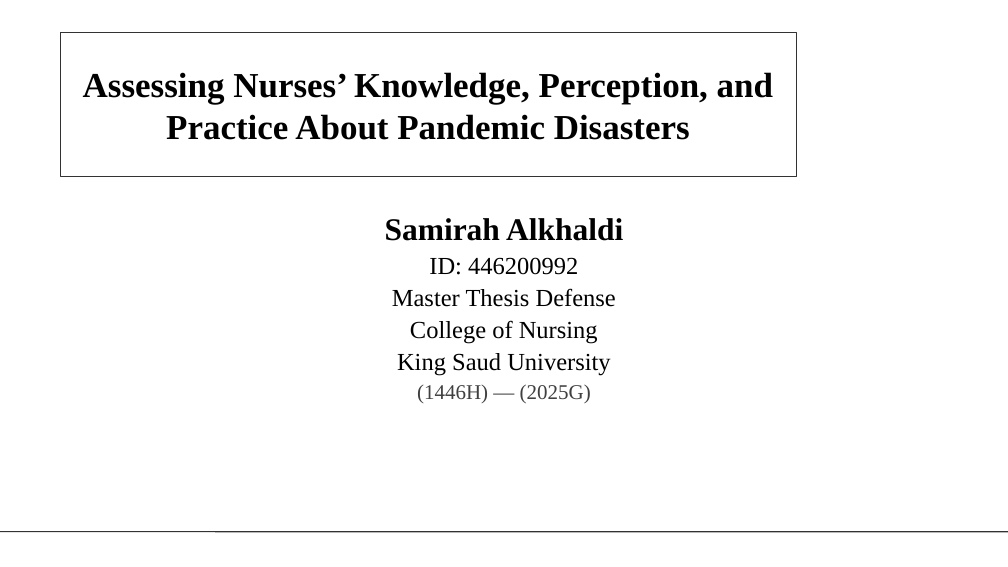
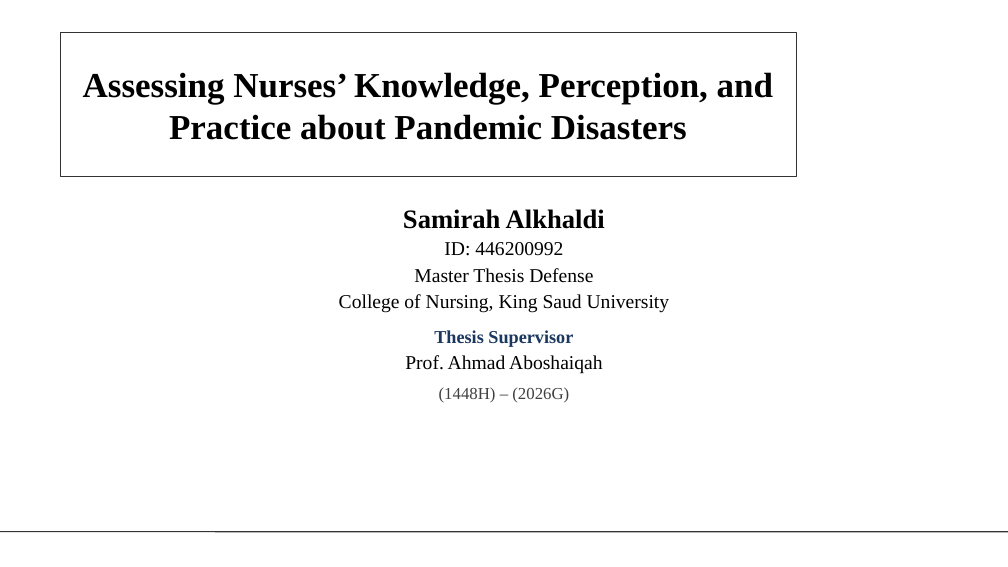
Before and after one commit to alinoshiliabunader-arch/CIPC, a slide deck: slide 1 of Samirah_Alkhaldi_Thesis_Defense.pptx. Drawn at 1008x567 pixels with LibreOffice and Linux fonts; fonts in the diff are those of the drawing; background and template pictures are left out. Boxes give left, top, right and bottom in pixels: in the first picture for what was removed or moved away, otherwise in the second. Text is boxed around its words. In the diff, an @@ line names an element or a change of style, - is before the commit and + after.

```diff
--- a/Samirah_Alkhaldi_Thesis_Defense.pptx
+++ b/Samirah_Alkhaldi_Thesis_Defense.pptx
@@ text at <box>83,72,773,140</box>: text changed @@
-Assessing Nurses’ Knowledge, Perception, and Practice About Pandemic Disasters
+Assessing Nurses’ Knowledge, Perception, and Practice about Pandemic Disasters
@@ text "Samirah Alkhaldi": place and size @@
-text "Samirah Alkhaldi" at <box>385,218,623,403</box>
+text "Samirah Alkhaldi" at <box>339,209,670,403</box>
@@ text at <box>403,209,605,283</box>: size 45 to 38 pt in "Samirah Alkhaldi"; size 35 to 28 pt in "ID: 446200992", "Master Thesis Defense" @@
@@ text at <box>339,294,670,403</box>: text changed; size 35 to 28 pt @@
-College of Nursing
-King Saud University
-(1446H) — (2025G)
+College of Nursing, King Saud University
+Thesis Supervisor
+Prof. Ahmad Aboshaiqah
+(1448H) – (2026G)
```
Also in this commit, not shown: 3 other slides changed, 39 slides added, 15 slides removed.
